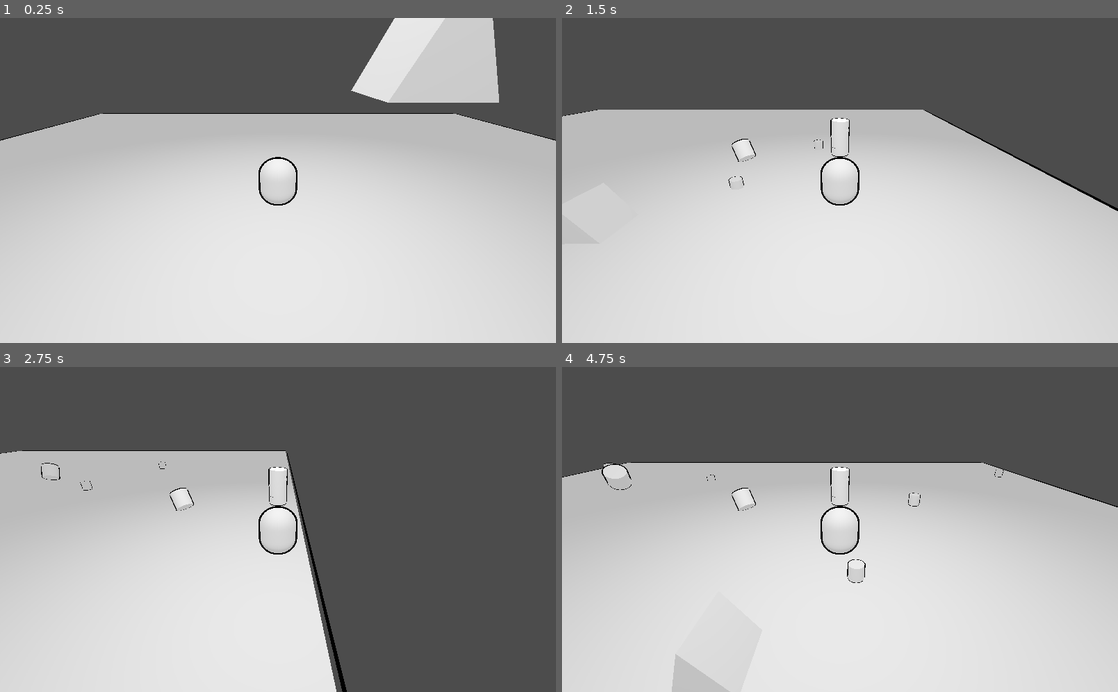
Above: before the commit, frames 1-4 (two rows, left to right).
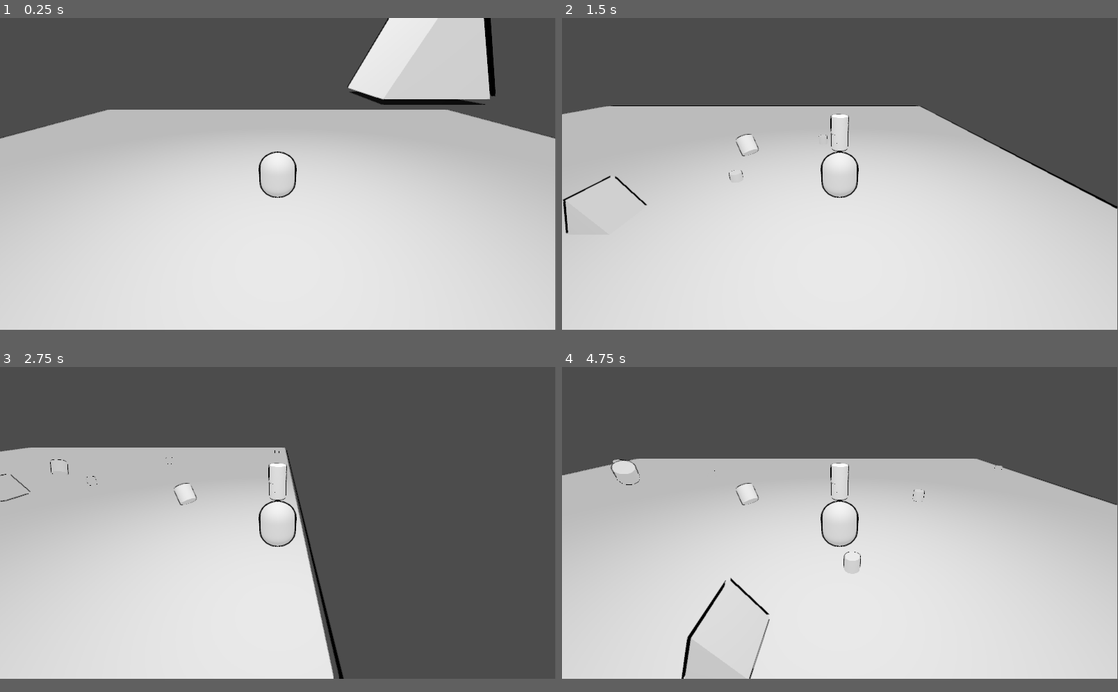
Above: after the commit, the same moments.

Repository: dralimazing/itsnotgripping
Game: Godot game, scene res://RoomRoot.tscn
Two runs of this game, one before a commit and one after it. Both use one fixed random seed, a clock stepped at 60 frames per second and the inputs below.
Inputs (mouse positions are in pixels of both pictures, inside the frame that each line leads up to):
- Up to frame 1 (0.25 s): no input
- Up to frame 2 (1.5 s): tap Enter (ui_accept) at 0.5, 0.77 s; move the mouse to (962, 164) at 0.52 s; hold Right (ui_right) 0.53-1.28 s; click (962, 164) at 0.67 s; move the mouse to (728, 196) at 1.27 s; hold Down (ui_down) from 1.28 s (still down); click (728, 196) at 1.42 s
- Up to frame 3 (2.75 s): tap Enter (ui_accept) at 1.52 s; move the mouse to (333, 458) at 2.02 s; release Down (ui_down) at 2.03 s; hold Right (ui_right) from 2.03 s (still down); click (333, 458) at 2.17 s
- Up to frame 4 (4.75 s): move the mouse to (812, 594) at 2.77 s; release Right (ui_right) at 2.78 s; hold Up (ui_up) 2.78-3.53 s; click (812, 594) at 2.92 s; tap Enter (ui_accept) at 3.02, 3.77, 4.52 s; move the mouse to (1006, 578) at 3.52 s; hold Left (ui_left) from 3.53 s (still down); click (1006, 578) at 3.67 s; move the mouse to (673, 480) at 4.27 s; click (673, 480) at 4.42 s
The window is 800x468 before the commit and 799x449 after it. Grey fills any space a smaller window leaves; there, only what the larger window draws over its background counts as a difference.

The runs differ from the first frame. In frame 1, 2.6% of the frame differs, in the area x 0-100%, y 0-70%; in frame 2, 2.1%; in frame 3, 4.0%, in the area x 0-63%, y 24-100%; in frame 4, 3.1%.
Error before the commit: Invalid get index 'position' (on base: 'Dictionary'). (res://InterpolatedCamera.gd:37)

Commit message:
debug a bit

Diff:
--- a/InterpolatedCamera.gd
+++ b/InterpolatedCamera.gd
@@ -15,8 +15,9 @@
 		mouse = event.position
 	if event is InputEventMouseButton and event.is_pressed():
 		if event.button_index == BUTTON_LEFT:
-			getSelection();
-			createIns(spawnPos,spawnNorm);
+			var validClick = getSelection();
+			if validClick:
+				createIns(spawnPos,spawnNorm);
 
 
 # Called when the node enters the scene tree for the first time.
@@ -34,8 +35,12 @@
 	var end = project_position(mouse, 1000);
 	var result = worldSpace.intersect_ray(start, end);
 	print(result);
-	spawnPos = result.position;
-	spawnNorm = result.normal;
+	if !result.empty() :
+		spawnPos = result.position;
+		spawnNorm = result.normal;
+		return true;
+	else:
+		return false;
 
 func createIns(pos, rot):
 	var newThing = object.instance();
--- a/RoomRoot.tscn
+++ b/RoomRoot.tscn
@@ -81,6 +81,7 @@
 transform = Transform( 0.247944, 0, 0, 0, 0.247944, 0, 0, 0, 0.28762, 0, 0, 0 )
 calculate_tangents = false
 mesh = SubResource( 5 )
+material = ExtResource( 3 )
 
 [node name="CollisionShape" type="CollisionShape" parent="Spatial"]
 transform = Transform( 0.247944, 0, 0, 0, 0.247944, 0, 0, 0, 0.28762, 0, 0, 0 )
--- a/project.godot
+++ b/project.godot
@@ -14,6 +14,11 @@
 run/main_scene="res://RoomRoot.tscn"
 config/icon="res://icon.png"
 
+[display]
+
+window/size/width=1920
+window/size/height=1080
+
 [gui]
 
 common/drop_mouse_on_gui_input_disabled=true
@@ -24,4 +29,5 @@
 
 [rendering]
 
+quality/filters/use_fxaa=true
 environment/default_environment="res://default_env.tres"
